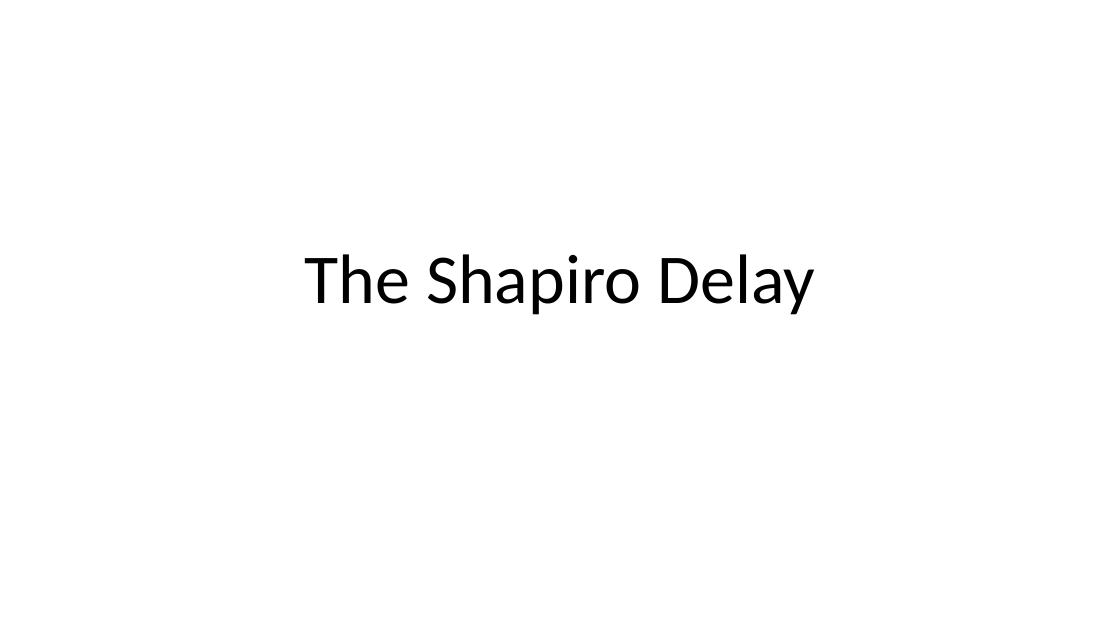
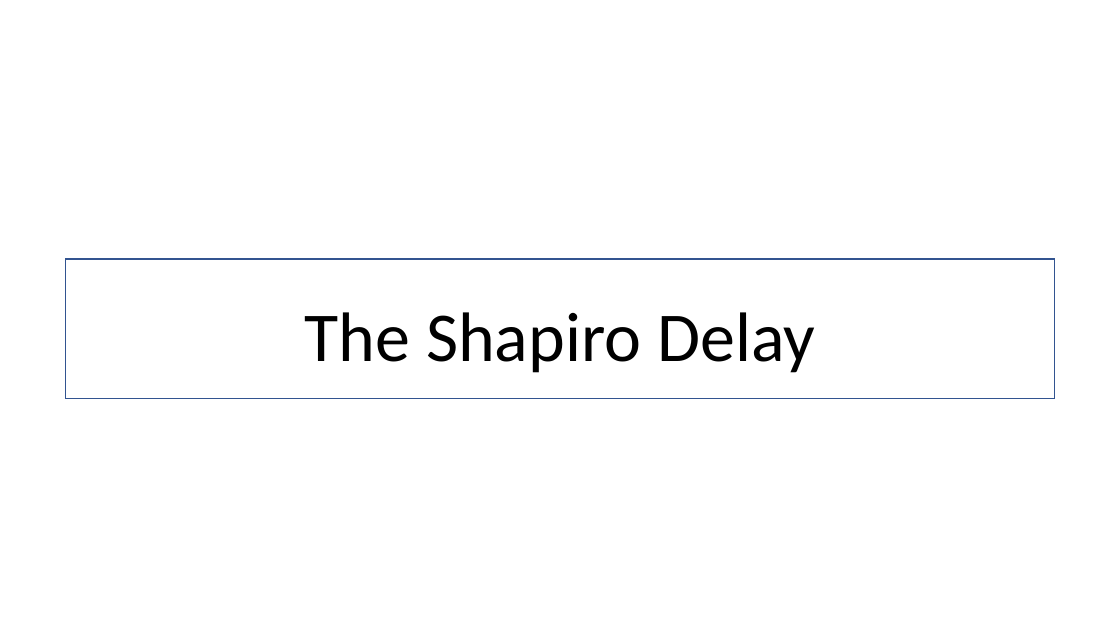
Before and after one commit to T-Rutt/presentation, a slide deck: slide 1 of The Shapiro Delay.pptx. Drawn at 1120x630 pixels with LibreOffice and Linux fonts; fonts in the diff are those of the drawing; background and template pictures are left out. Boxes give left, top, right and bottom in pixels: in the first picture for what was removed or moved away, otherwise in the second. Text is boxed around its words. In the diff, an @@ line names an element or a change of style, - is before the commit and + after.

```diff
--- a/The Shapiro Delay.pptx
+++ b/The Shapiro Delay.pptx
@@ text "The Shapiro Delay": place and size @@
-text "The Shapiro Delay" at <box>305,254,815,315</box>
+text "The Shapiro Delay" at <box>305,312,815,373</box>
@@ rectangle added at <box>66,259,1055,398</box>, fill #FFFFFF at 90% opacity, outline #325491 1 pt @@
```
Also in this commit, not shown: 1 other slide changed, 19 slides added, 1 slide removed, 15 other files.
